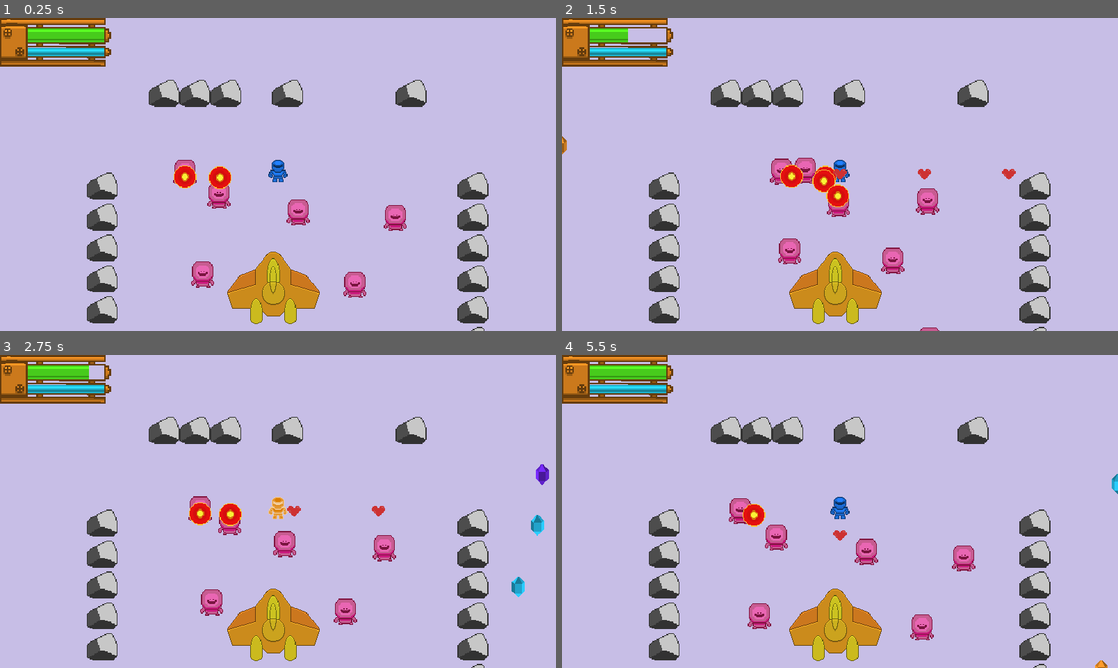
Above: before the commit, frames 1-4 (two rows, left to right).
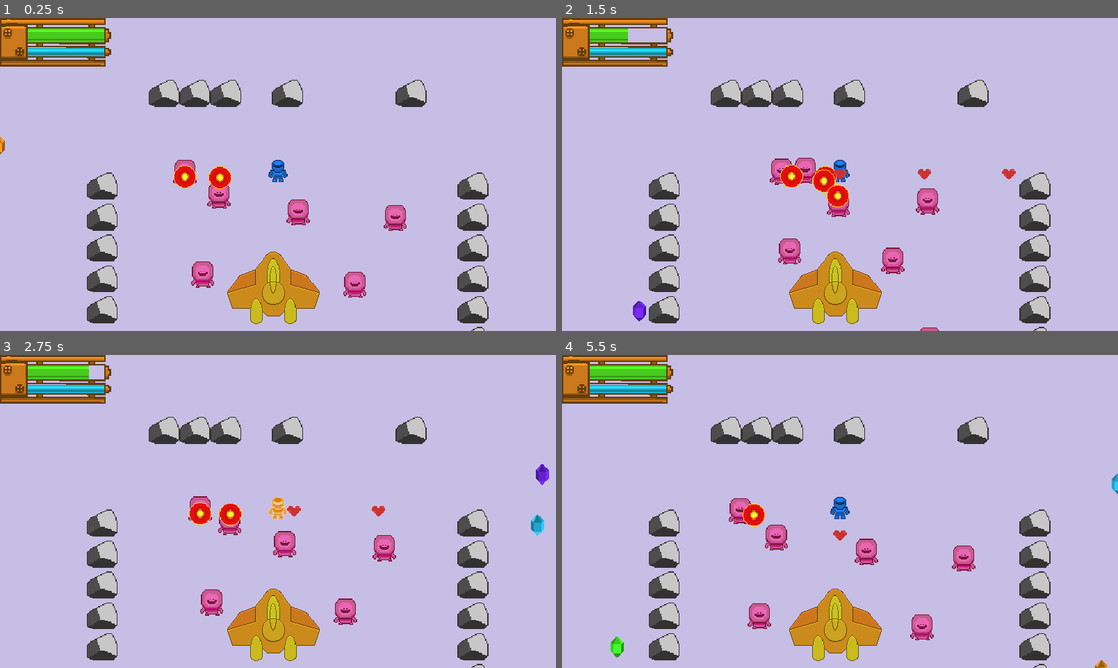
Above: after the commit, the same moments.

Repository: FREQ-E/Hanno
Game: Godot game, scene res://levels/test/test.tscn
Two runs of this game, one before a commit and one after it. Both use one fixed random seed, a clock stepped at 60 frames per second and the inputs below. Sound files missing from this copy of the repository are replaced by a short silence.
Inputs:
- Up to frame 1 (0.25 s): no input
- Up to frame 2 (1.5 s): hold Right (fire_right) 0.53-1.28 s; hold Space (sprint) 0.53-1.28 s; hold Down (fire_down) from 1.28 s (still down); tap Space (sprint) at 1.35 s
- Up to frame 3 (2.75 s): release Down (fire_down) at 2.03 s; hold Right (fire_right) from 2.03 s (still down); hold Space (sprint) from 2.03 s (still down)
- Up to frame 4 (5.5 s): release Right (fire_right) at 2.78 s; release Space (sprint) at 2.78 s; hold Up (fire_up) 2.78-3.53 s; tap Space (sprint) at 2.85, 4.35 s; hold Space (sprint) 3.53-4.28 s; hold Left (fire_left) 3.53-5.03 s; hold Down (fire_down) from 5.03 s (still down); hold Space (sprint) from 5.03 s (still down)

The runs differ from the first frame. In frame 1, less than 0.1% of the frame differs, in the area x 0-1%, y 37-44%; in frame 2, 0.2%; in frame 3, 0.2%, in the area x 92-99%, y 34-78%; in frame 4, 0.2%.

Commit message:
Crystals now cannot spawn in an obstacle

Diff:
--- a/actors/crystals/blue_crystal.tscn
+++ b/actors/crystals/blue_crystal.tscn
@@ -7,7 +7,10 @@
 
 
 func _handle_body_entered(body: Node) -> void:
-	if body == player:
+	if body is StaticBody or body is TileMap:
+		queue_free()
+
+	elif body == player:
 		player.get_node(\"MovementInput2D\").stamina += value
 		queue_free()
 "
@@ -39,7 +42,7 @@
 "Crystals",
 ]]
 collision_layer = 0
-collision_mask = 2
+collision_mask = 3
 script = SubResource( 1 )
 
 [node name="CollisionShape2D" type="CollisionShape2D" parent="."]
--- a/actors/crystals/crystal_body.gd
+++ b/actors/crystals/crystal_body.gd
@@ -13,6 +13,9 @@
 
 
 func _handle_body_entered(body: Node) -> void:
-	if body == player:
+	if body is StaticBody or body is TileMap:
+		queue_free()
+
+	elif body == player:
 		player.get_node("CrystalManager").crystals += value
 		queue_free()
--- a/actors/crystals/green_crystal.tscn
+++ b/actors/crystals/green_crystal.tscn
@@ -7,7 +7,10 @@
 
 
 func _handle_body_entered(body: Node) -> void:
-	if body == player:
+	if body is StaticBody or body is TileMap:
+		queue_free()
+
+	elif body == player:
 		player.get_node(\"Damageable\").health += value
 		queue_free()
 "
@@ -39,7 +42,7 @@
 "Crystals",
 ]]
 collision_layer = 0
-collision_mask = 2
+collision_mask = 3
 script = SubResource( 1 )
 
 [node name="CollisionShape2D" type="CollisionShape2D" parent="."]
--- a/actors/crystals/orange_crystal.tscn
+++ b/actors/crystals/orange_crystal.tscn
@@ -30,7 +30,7 @@
 "Crystals",
 ]]
 collision_layer = 0
-collision_mask = 2
+collision_mask = 3
 script = ExtResource( 1 )
 
 [node name="CollisionShape2D" type="CollisionShape2D" parent="."]
@@ -39,5 +39,5 @@
 [node name="AnimatedSprite" type="AnimatedSprite" parent="."]
 scale = Vector2( 3, 3 )
 frames = SubResource( 5 )
-frame = 1
+frame = 2
 playing = true
--- a/actors/crystals/purple_crystal.tscn
+++ b/actors/crystals/purple_crystal.tscn
@@ -30,7 +30,7 @@
 "Crystals",
 ]]
 collision_layer = 0
-collision_mask = 2
+collision_mask = 3
 script = ExtResource( 1 )
 
 [node name="CollisionShape2D" type="CollisionShape2D" parent="."]
@@ -39,5 +39,4 @@
 [node name="AnimatedSprite" type="AnimatedSprite" parent="."]
 scale = Vector2( 3, 3 )
 frames = SubResource( 5 )
-frame = 2
 playing = true
--- a/actors/crystals/red_crystal.tscn
+++ b/actors/crystals/red_crystal.tscn
@@ -30,7 +30,7 @@
 "Crystals",
 ]]
 collision_layer = 0
-collision_mask = 2
+collision_mask = 3
 script = ExtResource( 1 )
 
 [node name="CollisionShape2D" type="CollisionShape2D" parent="."]
@@ -39,4 +39,5 @@
 [node name="AnimatedSprite" type="AnimatedSprite" parent="."]
 scale = Vector2( 3, 3 )
 frames = SubResource( 5 )
+frame = 2
 playing = true
